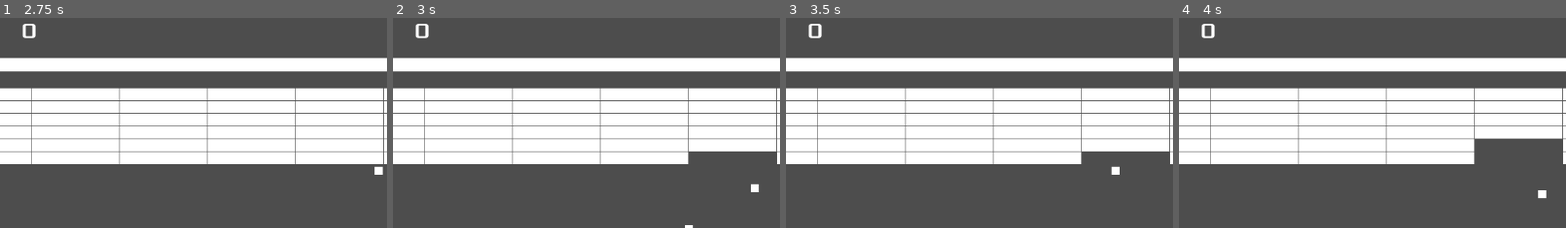
Above: before the commit, frames 1-4 (left to right).
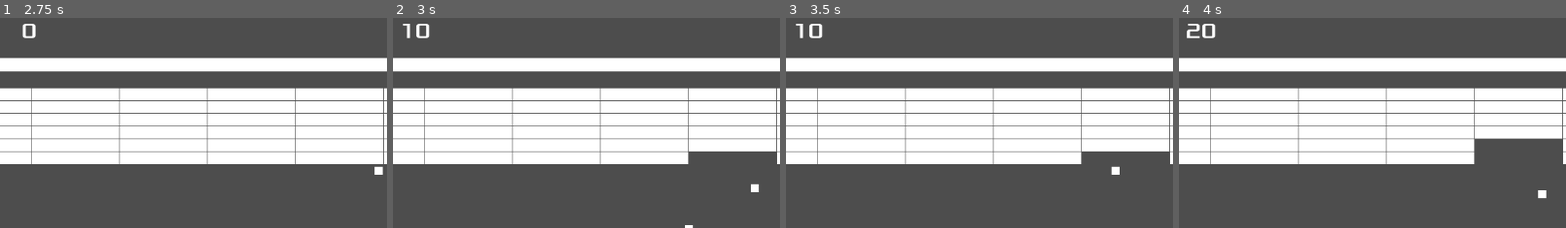
Above: after the commit, the same moments.

Repository: djaquay/breakout-gd
Game: Godot game, scene res://main.tscn
Two runs of this game, one before a commit and one after it. Both use one fixed random seed, a clock stepped at 60 frames per second and the inputs below.
Inputs (mouse positions are % of the whole screen's width and height, from its top left):
- Up to frame 1 (2.75 s): tap Enter at 0.5, 2 s; move the mouse to (72, 43) at 0.52 s; click (72, 43) at 0.6 s; tap Space at 1.25 s; move the mouse to (30, 54) at 1.27 s; click (30, 54) at 1.35 s; move the mouse to (60, 26) at 2.02 s; click (60, 26) at 2.1 s
- Up to frame 2 (3 s): tap Space at 2.75 s; move the mouse to (45, 69) at 2.77 s; click (45, 69) at 2.85 s
- Up to frame 3 (3.5 s): no input
- Up to frame 4 (4 s): move the mouse to (80, 64) at 3.52 s; click (80, 64) at 3.6 s
The pictures show only the part of the screen within x 12-62%, y 0-50%; the shares and areas given below are measured in that part.

Frame 1 is identical in both runs. In frame 2, 0.2% of the frame differs, in the area x 2-10%, y 2-10%; in frame 3, 0.2%; in frame 4, 0.3%.

Commit message:
update the score

Diff:
--- a/ball.gd
+++ b/ball.gd
@@ -1,4 +1,6 @@
 extends Area2D
+
+signal brick_hit
 
 @export var hud: Node
 @export var left_right: int
@@ -30,8 +32,9 @@
 		left_right *= -1
 	elif other.contains("Player"):
 		up_down *= -1
-	elif area in get_tree().get_nodes_in_group("bricks") and Time.get_ticks_msec() > last_brick_hit:
+	elif Time.get_ticks_msec() > last_brick_hit and area in get_tree().get_nodes_in_group("bricks"):
 		area.queue_free()
+		brick_hit.emit()
 		up_down *= -1
 		last_brick_hit = Time.get_ticks_msec()
 	update_dir()
--- /dev/null
+++ b/hud.gd
@@ -0,0 +1,17 @@
+extends CanvasLayer
+
+var score = 0
+
+# Called when the node enters the scene tree for the first time.
+func _ready() -> void:
+	pass # Replace with function body.
+
+
+# Called every frame. 'delta' is the elapsed time since the previous frame.
+func _process(delta: float) -> void:
+	pass
+
+
+func handle_score() -> void:
+	score += 10
+	$Label.text = str(score)
--- a/hud.tscn
+++ b/hud.tscn
@@ -1,8 +1,10 @@
-[gd_scene load_steps=2 format=3 uid="uid://b4iu8v6bvtn6h"]
+[gd_scene load_steps=3 format=3 uid="uid://b4iu8v6bvtn6h"]
 
+[ext_resource type="Script" path="res://hud.gd" id="1_0lwd1"]
 [ext_resource type="FontFile" uid="uid://de3d08wcbky7x" path="res://Xolonium-Regular.ttf" id="1_ht6fj"]
 
 [node name="HUD" type="CanvasLayer"]
+script = ExtResource("1_0lwd1")
 
 [node name="Label" type="Label" parent="."]
 offset_left = 20.0
--- a/main.gd
+++ b/main.gd
@@ -56,6 +56,7 @@
 	ball.up_down = -1  # always starts moving up
 
 	ball.hud = $HUD
+	ball.brick_hit.connect($HUD.handle_score)
 
 	# test seam hit
 	# ball.position = Vector2(500, 340)
--- a/main.tscn
+++ b/main.tscn
@@ -6,6 +6,7 @@
 [ext_resource type="PackedScene" uid="uid://dfp24w687e7b6" path="res://ball.tscn" id="3_1a1x5"]
 [ext_resource type="PackedScene" uid="uid://b4iu8v6bvtn6h" path="res://hud.tscn" id="4_36rlk"]
 [ext_resource type="PackedScene" uid="uid://bvjt14pqidyl0" path="res://brick.tscn" id="5_hoy5r"]
+[ext_resource type="Script" path="res://ball.gd" id="6_bx8ij"]
 
 [node name="Main" type="Node"]
 script = ExtResource("1_vrvtn")
@@ -14,6 +15,7 @@
 
 [node name="Brick" parent="." instance=ExtResource("5_hoy5r")]
 visible = false
+script = ExtResource("6_bx8ij")
 
 [node name="TopWall" parent="." instance=ExtResource("1_kjrpd")]
 position = Vector2(0, 80)
Not shown: 1 places in main.tscn that only renumber resources
Not shown, changed: README.md
